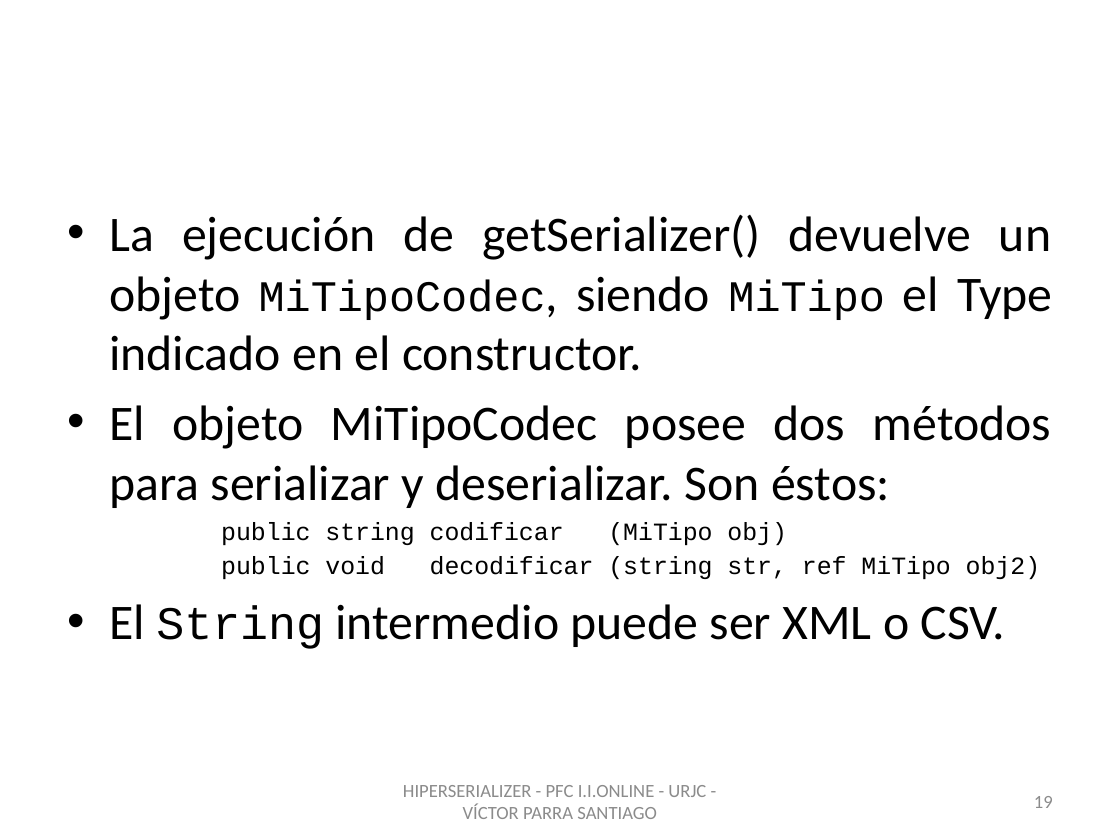
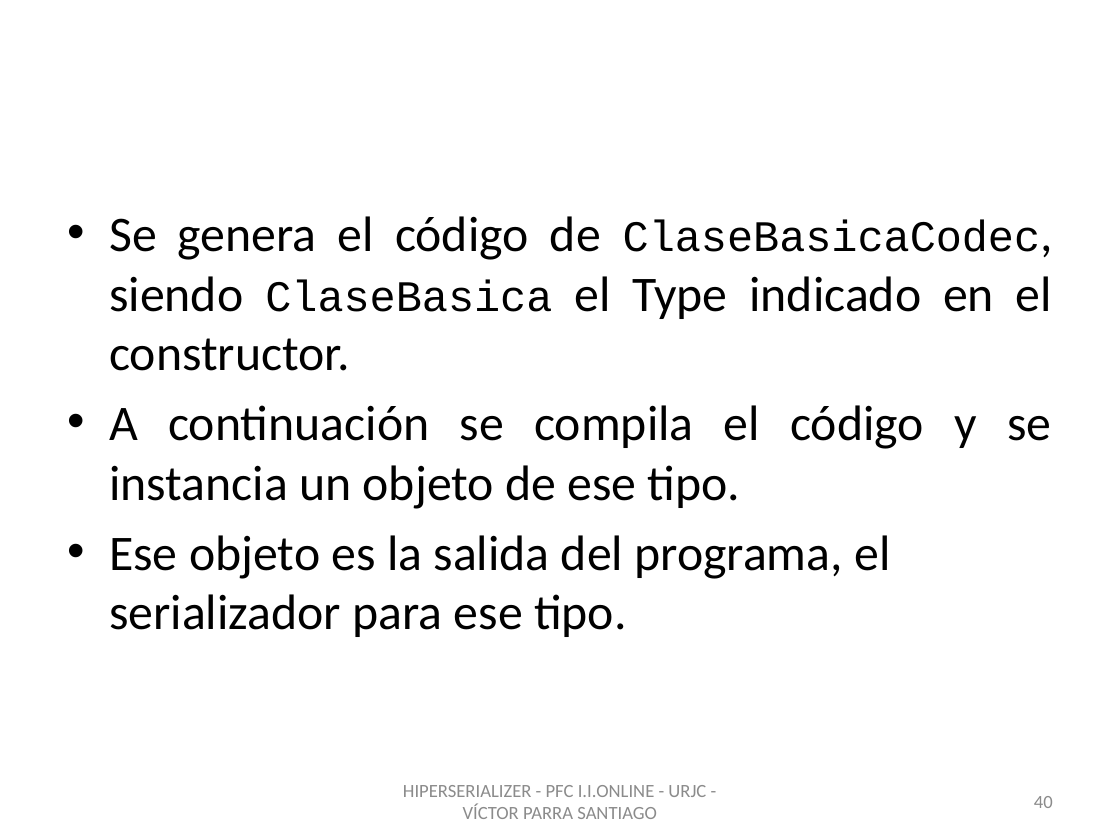
Before and after one commit to vitiparra/ProyectoFinDeCarrera, a slide deck: slide 40 of Memoria/PFC HiperSerializer.pptx (slide 19 before the commit). Drawn at 1120x840 pixels with LibreOffice and Linux fonts; fonts in the diff are those of the drawing; background and template pictures are left out. Boxes give left, top, right and bottom in pixels: in the first picture for what was removed or moved away, otherwise in the second. Text is boxed around its words. In the diff, an @@ line names an element or a change of style, - is before the commit and + after.

```diff
--- a/Memoria/PFC HiperSerializer.pptx
+++ b/Memoria/PFC HiperSerializer.pptx
@@ text at <box>109,216,1052,637</box>: text changed @@
-• La ejecución de getSerializer() devuelve un objeto MiTipoCodec, siendo MiTipo el Type indicado en el constructor.
-• El objeto MiTipoCodec posee dos métodos para serializar y deserializar. Son éstos:
-public string codificar (MiTipo obj)
-public void decodificar (string str, ref MiTipo obj2)
-• El String intermedio puede ser XML o CSV.
+• Se genera el código de ClaseBasicaCodec, siendo ClaseBasica el Type indicado en el constructor.
+• A continuación se compila el código y se instancia un objeto de ese tipo.
+• Ese objeto es la salida del programa, el serializador para ese tipo.
@@ page number at <box>1034,796,1053,808</box>: text changed @@
-19
+40
```
Also in this commit, not shown: 11 other slides changed, 33 slides added, 7 slides removed, 1 other file.
